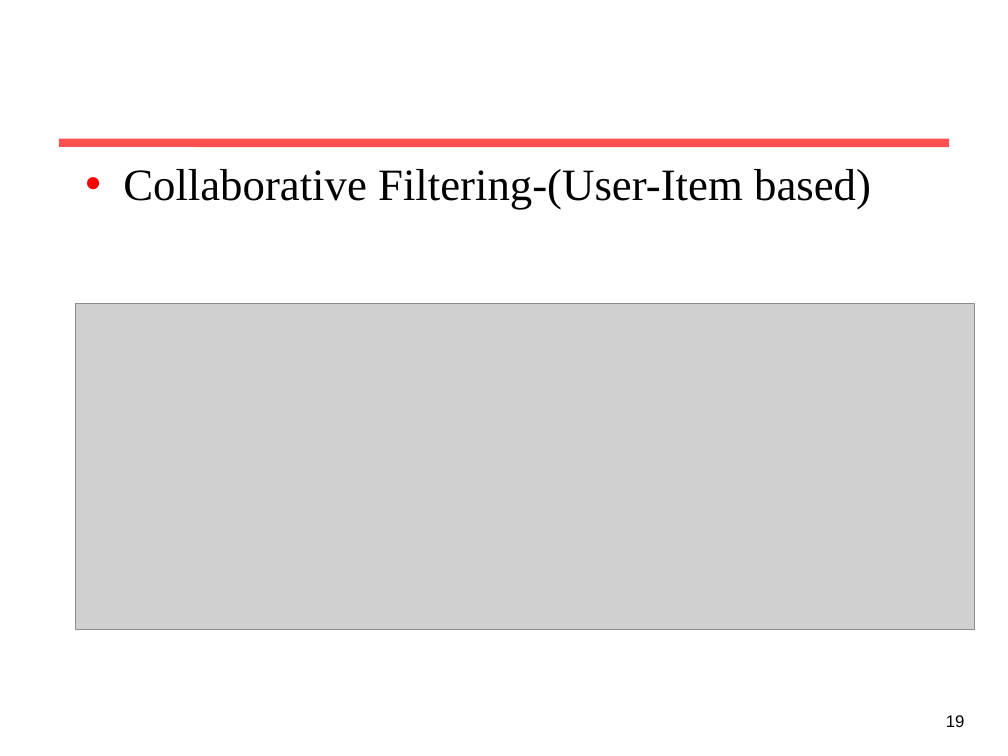
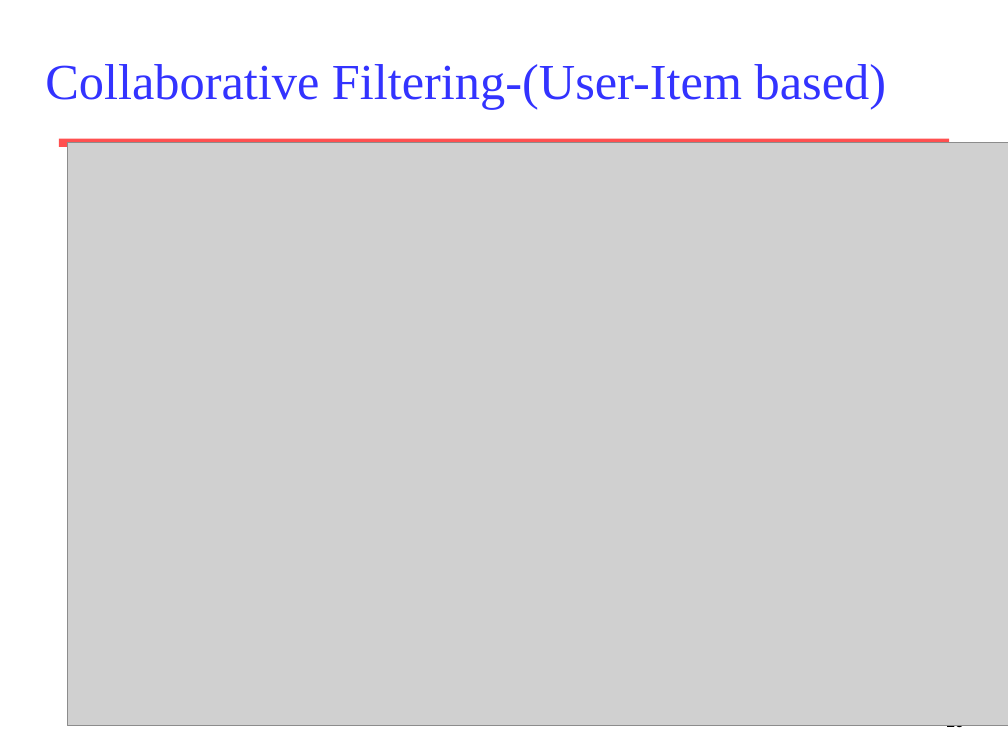
Before and after one commit to Abhishek709mis/Book-recommadation-System, a slide deck: slide 19 of Book recommendation system.ppt. Drawn at 1008x756 pixels with LibreOffice and Linux fonts; fonts in the diff are those of the drawing; grey boxes stand for pictures. Boxes give left, top, right and bottom in pixels: in the first picture for what was removed or moved away, otherwise in the second. Text is boxed around its words. In the diff, an @@ line names an element or a change of style, - is before the commit and + after.

Commit message:
New Ppt

```diff
--- a/Book recommendation system.ppt
+++ b/Book recommendation system.ppt
@@ title "Collaborative Filtering-(User-Item based)": place and size @@
-title "Collaborative Filtering-(User-Item based)" at box(123, 169, 871, 210)
+title "Collaborative Filtering-(User-Item based)" at box(45, 64, 886, 110)
@@ title "Collaborative Filtering-(User-Item based)" at box(45, 64, 886, 110): size 32 to 36 pt, text colour #000000 to #3333FF; alignment left to centre; bullet • to none; less space between paragraphs; vertical alignment top to middle @@
@@ picture: place and size @@
-picture at box(76, 303, 975, 630)
+picture at box(68, 143, 1008, 726)
```
Also in this commit, not shown: 2 other slides changed.
